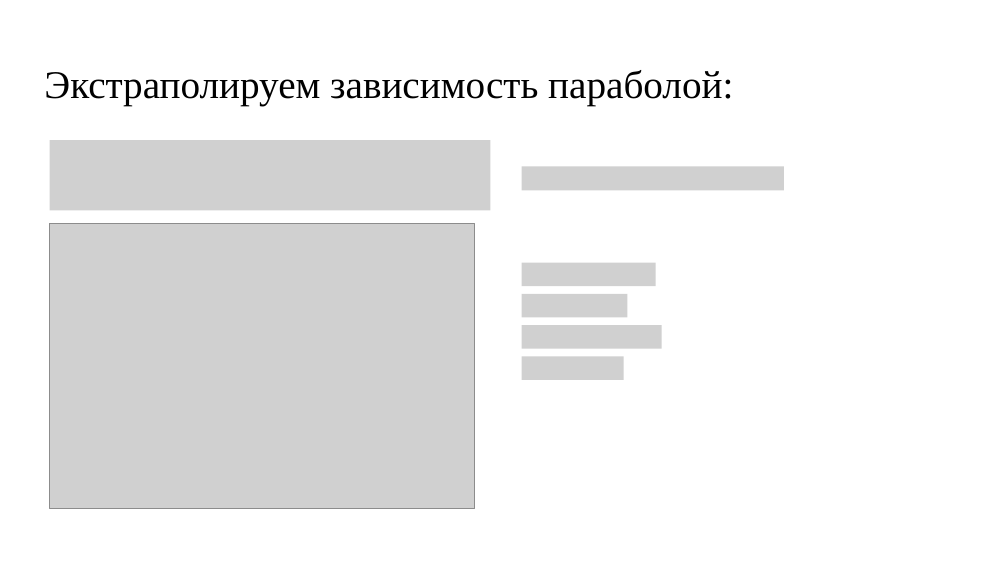
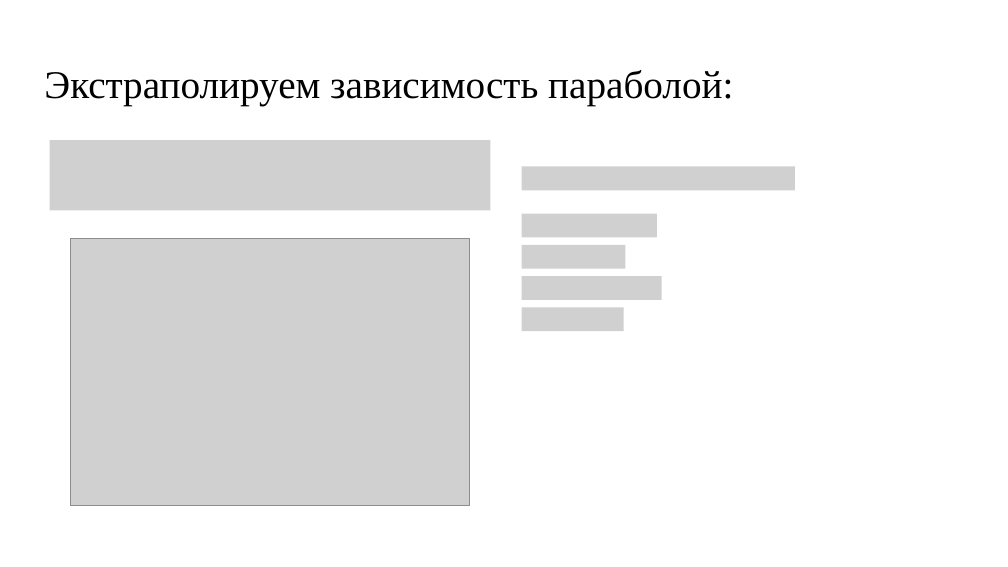
Before and after one commit to Nekhaevalex/Labs, a slide deck: slide 12 of Phys_Labs/5_sem/Exam lab/Exam Lab.pptx. Drawn at 1008x567 pixels with LibreOffice and Linux fonts; fonts in the diff are those of the drawing; grey boxes stand for pictures. Boxes give left, top, right and bottom in pixels: in the first picture for what was removed or moved away, otherwise in the second. Text is boxed around its words. In the diff, an @@ line names an element or a change of style, - is before the commit and + after.

```diff
--- a/Phys_Labs/5_sem/Exam lab/Exam Lab.pptx
+++ b/Phys_Labs/5_sem/Exam lab/Exam Lab.pptx
@@ picture: place and size @@
-picture at bbox=[521, 166, 783, 191]
+picture at bbox=[521, 166, 794, 191]
@@ picture: place and size @@
-picture at bbox=[49, 224, 475, 509]
+picture at bbox=[71, 239, 469, 506]
@@ group added at bbox=[521, 214, 661, 332]: 4 pictures @@
@@ group removed at bbox=[521, 262, 661, 381]: 4 pictures @@
```
Also in this commit, not shown: 4 other slides changed, 11 other files.
